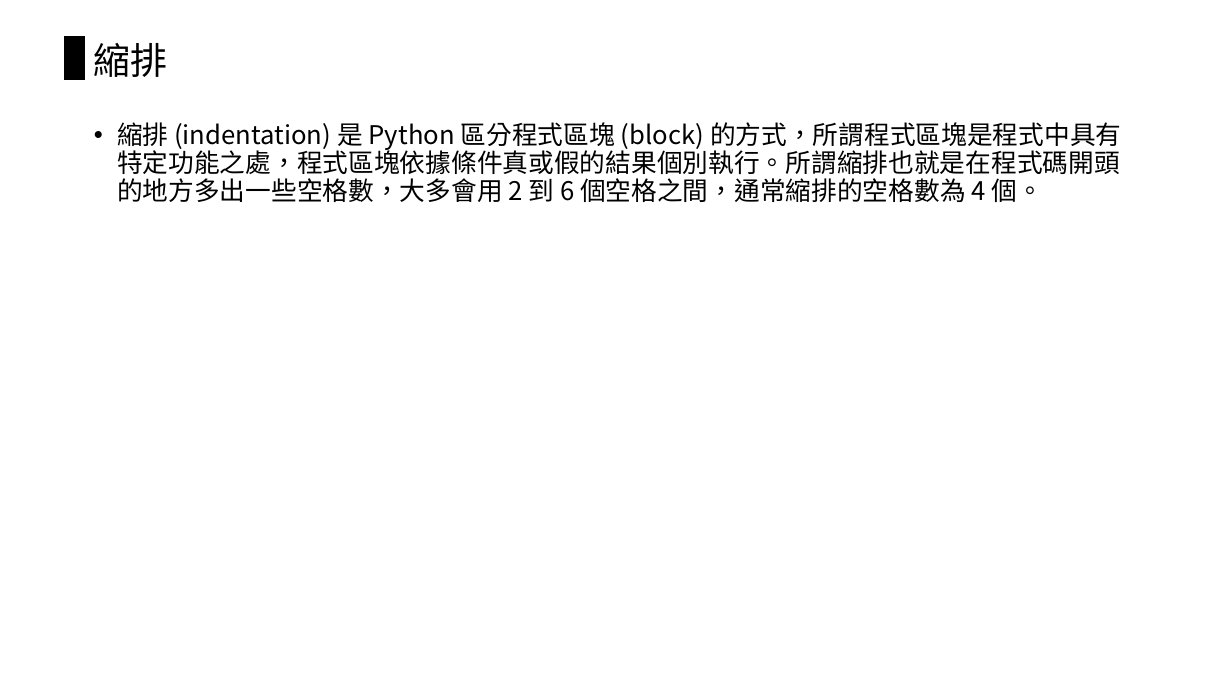
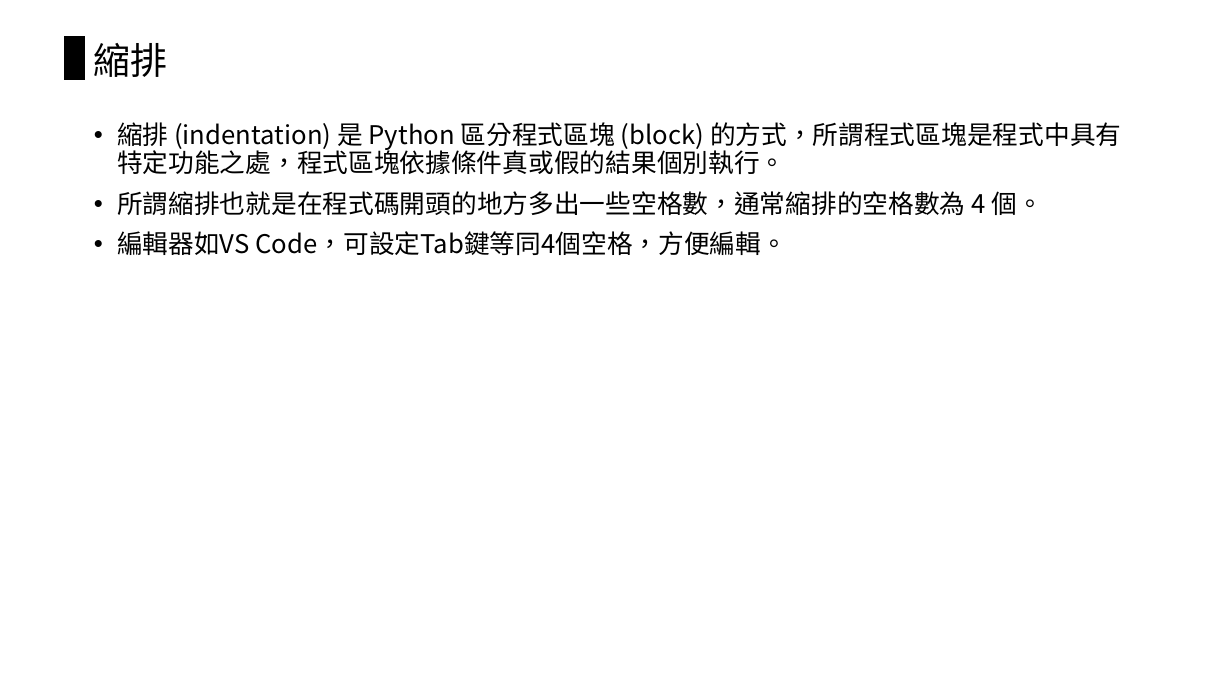
Before and after one commit to chiachin-yen/NCKU_workshop_2018, a slide deck: slide 42 of 2018_Eink工作營.pptx (slide 55 before the commit). Drawn at 1232x693 pixels with LibreOffice and Linux fonts; fonts in the diff are those of the drawing. Boxes give left, top, right and bottom in pixels: in the first picture for what was removed or moved away, otherwise in the second. Text is boxed around its words. In the diff, an @@ line names an element or a change of style, - is before the commit and + after.

```diff
--- a/2018_Eink工作營.pptx
+++ b/2018_Eink工作營.pptx
@@ text at box(117, 122, 1121, 255): text changed @@
-• 縮排 (indentation) 是 Python 區分程式區塊 (block) 的方式，所謂程式區塊是程式中具有特定功能之處，程式區塊依據條件真或假的結果個別執行。所謂縮排也就是在程式碼開頭的地方多出一些空格數，大多會用 2 到 6 個空格之間，通常縮排的空格數為 4 個。
+• 縮排 (indentation) 是 Python 區分程式區塊 (block) 的方式，所謂程式區塊是程式中具有特定功能之處，程式區塊依據條件真或假的結果個別執行。
+• 所謂縮排也就是在程式碼開頭的地方多出一些空格數，通常縮排的空格數為 4 個。
+• 編輯器如VS Code，可設定Tab鍵等同4個空格，方便編輯。
```
Also in this commit, not shown: 23 other slides changed, 21 slides added, 4 slides removed.
